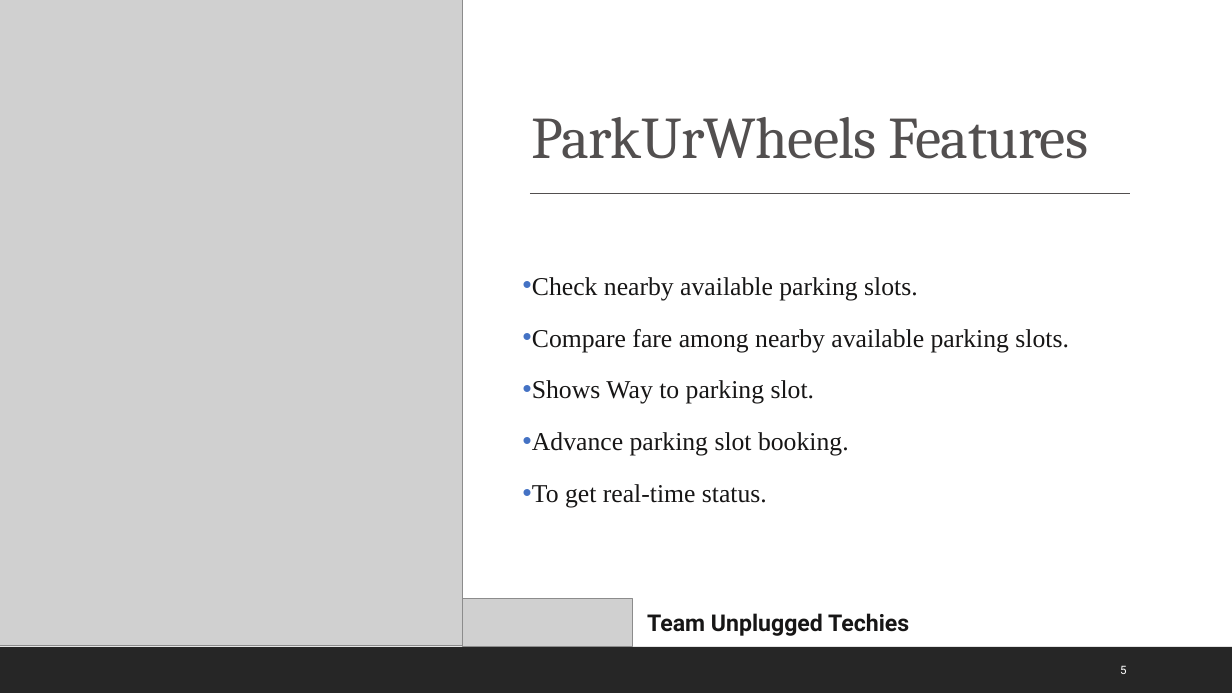
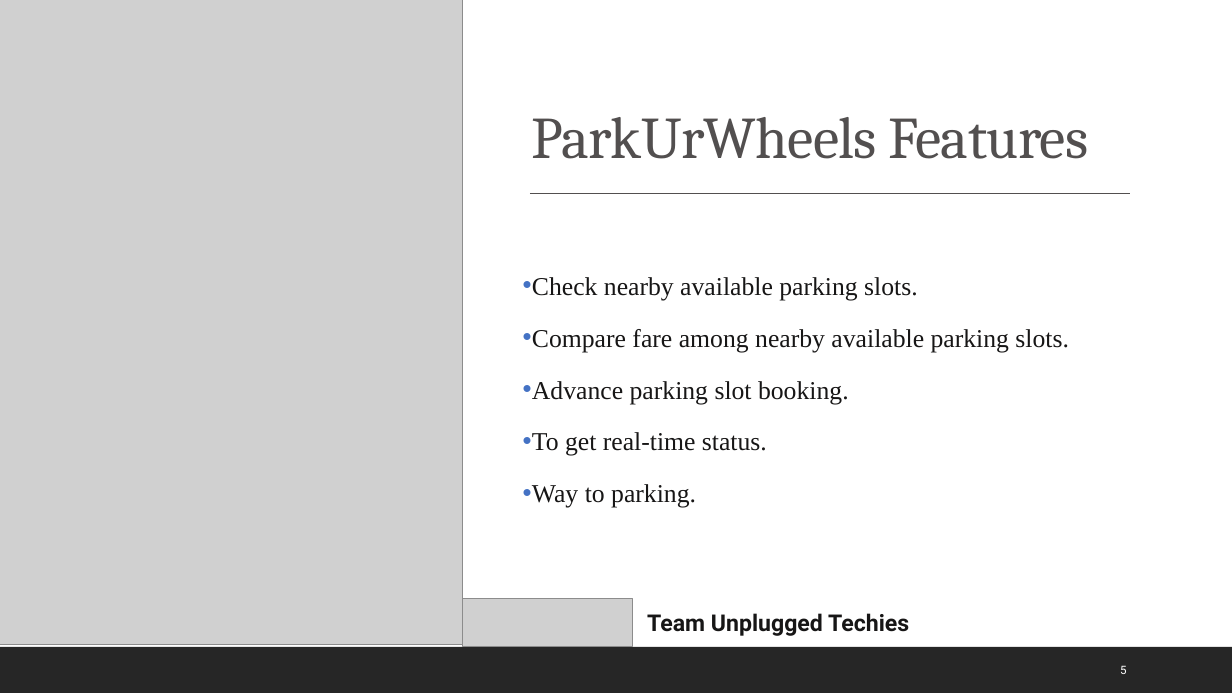
Before and after one commit to rajeshkanaka/parkurwheels, a slide deck: slide 5 of ParkUrWheels PPT.pptx. Drawn at 1232x693 pixels with LibreOffice and Linux fonts; fonts in the diff are those of the drawing; grey boxes stand for pictures. Boxes give left, top, right and bottom in pixels: in the first picture for what was removed or moved away, otherwise in the second. Text is boxed around its words. In the diff, an @@ line names an element or a change of style, - is before the commit and + after.

```diff
--- a/ParkUrWheels PPT.pptx
+++ b/ParkUrWheels PPT.pptx
@@ text at [532,380,815,404]: paragraph removed @@
-• Shows Way to parking slot.
@@ text at [532,484,696,508]: paragraph added @@
+• Way to parking.
```
Also in this commit, not shown: 1 other slide changed, 1 slide removed.
